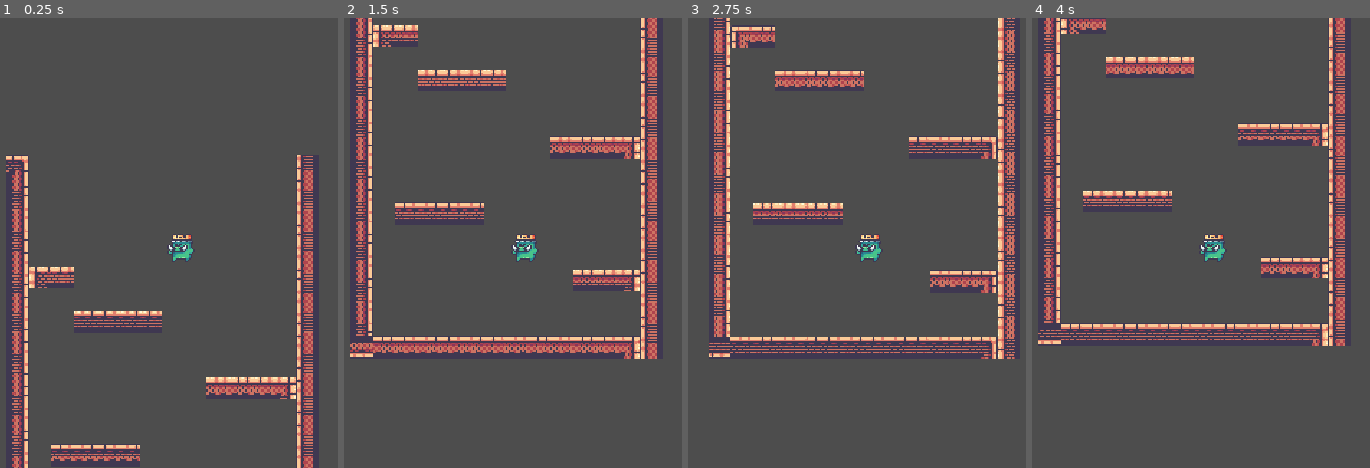
Above: before the commit, frames 1-4 (left to right).
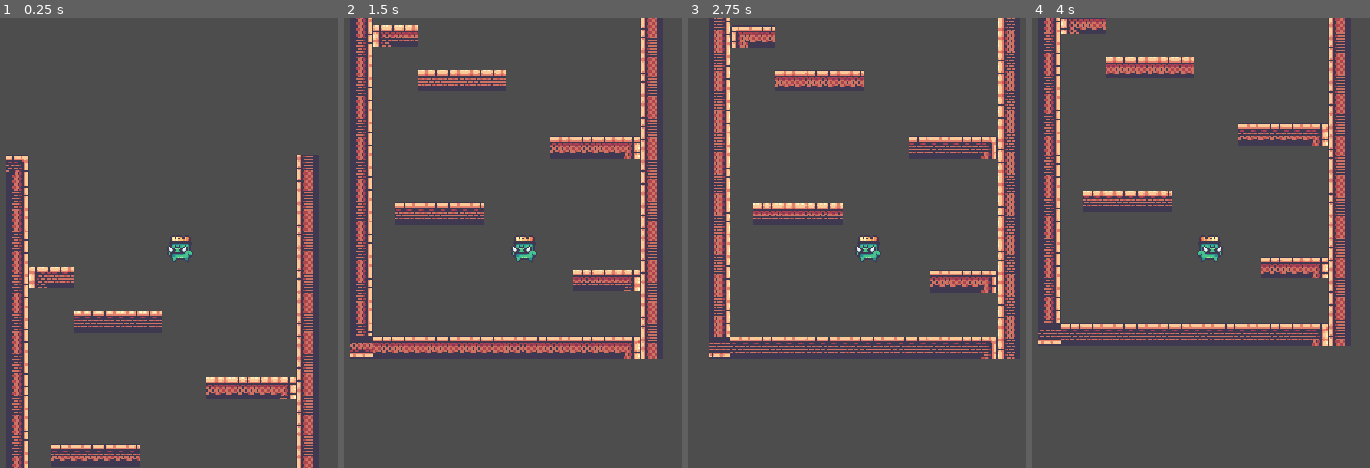
Above: after the commit, the same moments.

Repository: ofknee/the-messenger
Game: Godot game, scene res://scenes/game.tscn
The game is run twice, just before and just after one commit, with the same random seed, the same clock (stepped at 60 frames per second) and the same inputs.
Inputs:
- Up to frame 1 (0.25 s): no input
- Up to frame 2 (1.5 s): tap Q (die, bound only after the commit) at 0.6 s; tap Up (jump) at 0.77, 0.8, 1.07, 1.35 s
- Up to frame 3 (2.75 s): tap Up (jump) at 1.52, 1.82, 2.3 s; tap Q (die, bound only after the commit) at 1.55 s; tap Left (walk_l) at 2.1 s
- Up to frame 4 (4 s): tap Right (walk_r) at 2.85 s; tap Up (jump) at 3.02, 3.32, 3.77, 3.8 s; tap Q (die, bound only after the commit) at 3.05, 3.6 s

The runs differ from the first frame. In frame 1, 0.2% of the frame differs, in the area x 50-58%, y 48-54%; in frame 2, 0.2%; in frame 3, 0.2%; in frame 4, 0.3%, in the area x 49-58%, y 48-54%.

Commit message:
added basic character animations to keys. intuition + q to trigger die animation

Diff:
--- a/project.godot
+++ b/project.godot
@@ -17,6 +17,7 @@
 
 [display]
 
+window/size/mode=1
 window/stretch/mode="canvas_items"
 window/stretch/aspect="expand"
 
@@ -58,6 +59,11 @@
 , Object(InputEventKey,"resource_local_to_scene":false,"resource_name":"","device":-1,"window_id":0,"alt_pressed":false …(182 unchanged characters)…
 ]
 }
+die={
+"deadzone": 0.2,
+"events": [Object(InputEventKey,"resource_local_to_scene":false,"resource_name":"","device":-1,"window_id":0,"alt_pressed":false,"shift_pressed":false,"ctrl_pressed":false,"meta_pressed":false,"pressed":false,"keycode":0,"physical_keycode":81,"key_label":0,"unicode":113,"location":0,"echo":false,"script":null)
+]
+}
 
 [physics]
 
--- a/scenes/player.gd
+++ b/scenes/player.gd
@@ -4,22 +4,33 @@
 const SPEED = 300.0
 const JUMP_VELOCITY = -450.0
 
+@onready var animated_sprite = $AnimatedSprite2D
 
 func _physics_process(delta: float) -> void:
 	# Add the gravity.
 	if not is_on_floor():
 		velocity += get_gravity() * delta
+		animated_sprite.play("fall")
 
 	# Handle jump.
 	if Input.is_action_just_pressed("jump") and is_on_floor():
 		velocity.y = JUMP_VELOCITY
+		animated_sprite.play("jump")
+
+	if Input.is_action_just_pressed("die"):
+		animated_sprite.play("die")
 
 	# Get the input direction and handle the movement/deceleration.
-	# As good practice, you should replace UI actions with custom gameplay actions.
 	var direction := Input.get_axis("walk_l", "walk_r")
 	if direction:
 		velocity.x = direction * SPEED
+		animated_sprite.play("run")
+		if direction < 0:
+			animated_sprite.flip_h = false
+		if direction > 0:
+			animated_sprite.flip_h = true
 	else:
 		velocity.x = move_toward(velocity.x, 0, SPEED)
+		animated_sprite.play("idle")
 
 	move_and_slide()
--- a/scenes/player.tscn
+++ b/scenes/player.tscn
@@ -174,7 +174,7 @@
 }],
 "loop": 1,
 "name": &"idle",
-"speed": 8.0
+"speed": 12.0
 }, {
 "frames": [{
 "duration": 1.0,
@@ -225,7 +225,8 @@
 
 [node name="AnimatedSprite2D" type="AnimatedSprite2D" parent="." unique_id=1602055964]
 sprite_frames = SubResource("SpriteFrames_8o121")
-animation = &"dead"
+animation = &"land"
+frame_progress = 0.9127484
 
 [node name="CollisionShape2D" type="CollisionShape2D" parent="." unique_id=537230496]
 position = Vector2(1, 4)
Not shown, changed: .DS_Store
